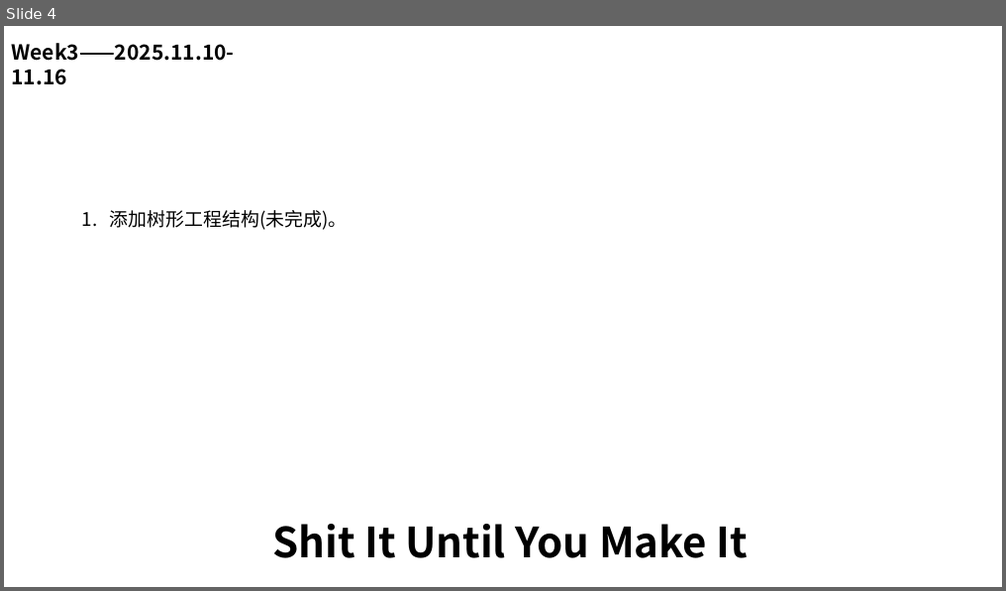
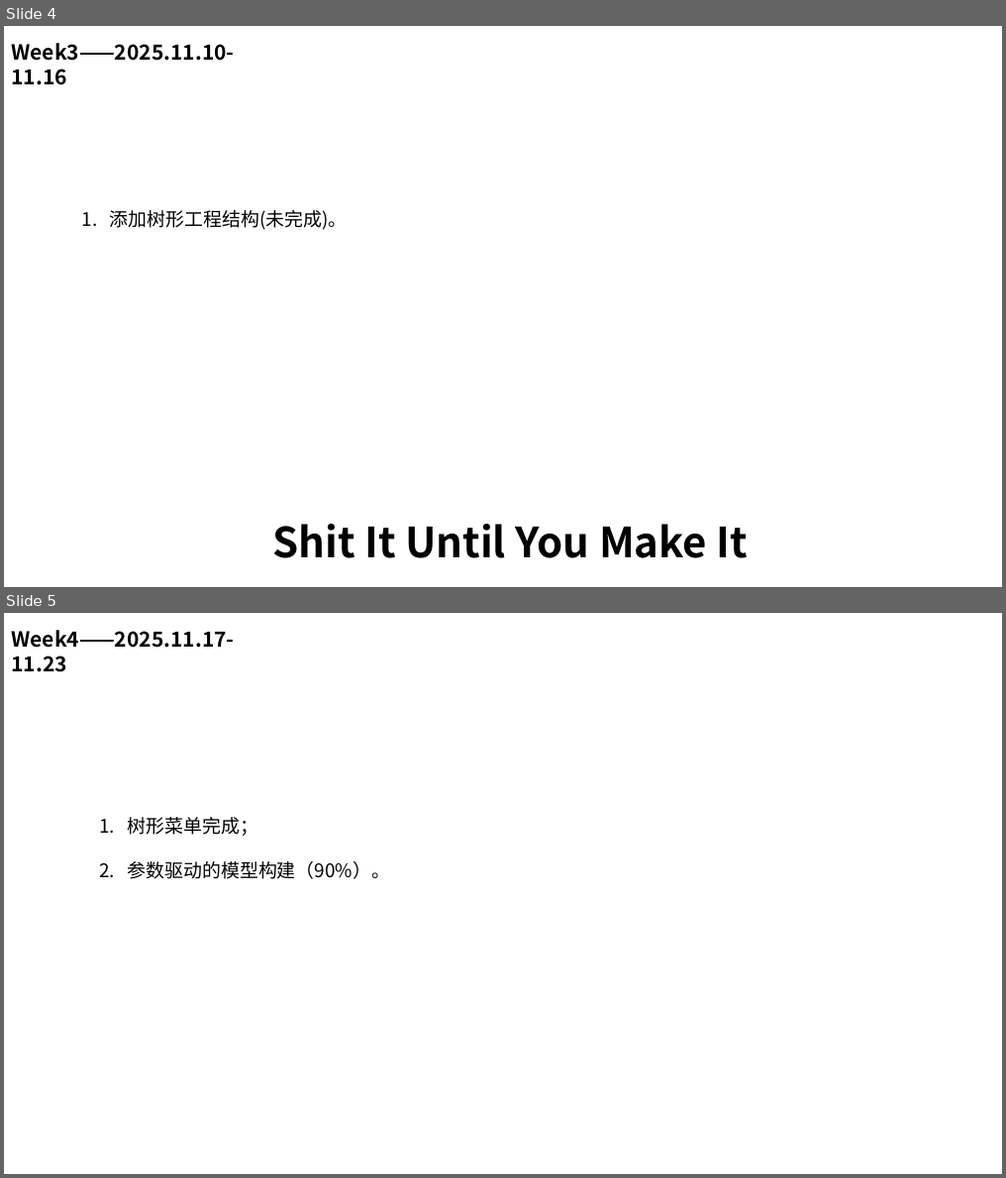
Before and after one commit to Kinvy66/freecaeworkbench, a slide deck: doc/开发进度.pptx. Shown one above the other, each under a label of ours: slide 4 before the commit, slides 4 and 5 after it. The pictures are 1006x591 and 1006x1178 pixels, drawn with LibreOffice and Linux fonts; fonts in the diff are those of the drawing. Boxes give left, top, right and bottom in pixels: in the first picture for what was removed or moved away, otherwise in the second. Text is boxed around its words. In the diff, an @@ line names an element or a change of style, - is before the commit and + after.

Commit message:
参数化建模

```diff
--- a/doc/开发进度.pptx
+++ b/doc/开发进度.pptx
@@ slide 5 added at (4, 613, 1002, 1174), background #FFFFFF @@
@@ text added at (11, 630, 234, 672), 20 pt, text #000000, bold @@
+Week4——2025.11.17-11.23
@@ text added at (128, 817, 390, 879), 18 pt, text #000000 @@
+1. 树形菜单完成；
+2. 参数驱动的模型构建（90%）。
```
Also in this commit, not shown: 33 other files.
